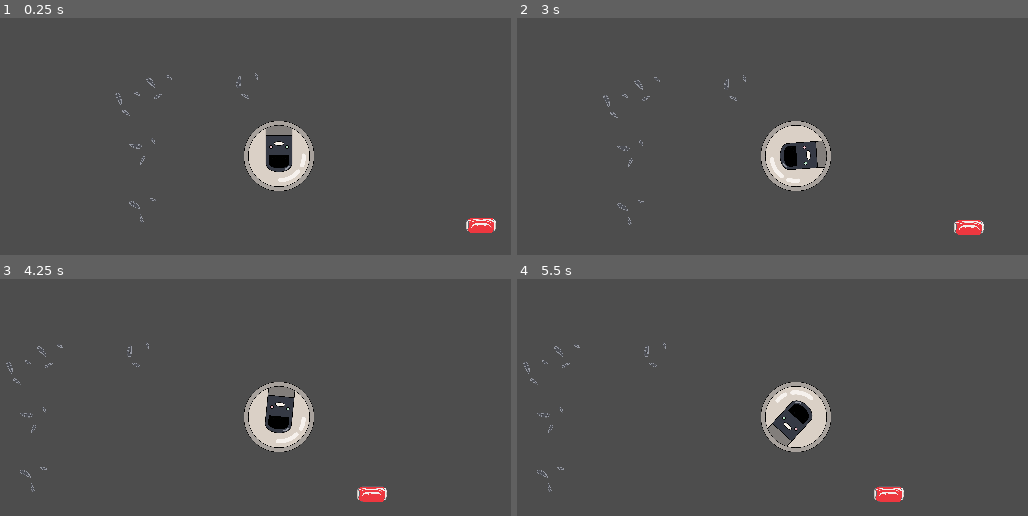
Above: before the commit, frames 1-4 (two rows, left to right).
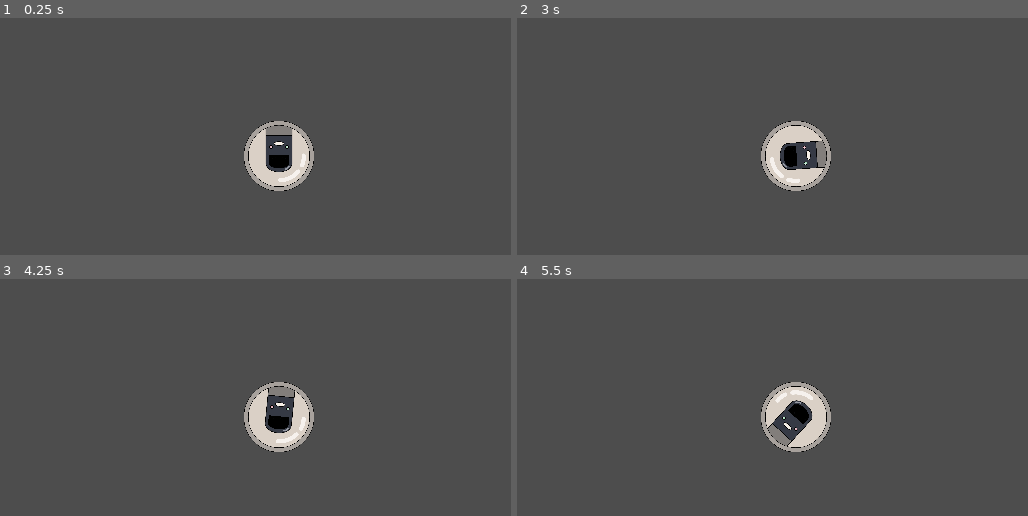
Above: after the commit, the same moments.

Repository: nevisdale/robot-vacuum
Game: Godot game, scene res://scenes/levels/test.tscn
Same seed, same stepped clock (60 frames per second), same inputs: the game is played once before the commit and once after it.
Inputs:
- Up to frame 1 (0.25 s): no input
- Up to frame 2 (3 s): tap Enter at 0.5 s; hold D (rotate_right) 0.53-1.28 s; hold A (rotate_left) 1.28-2.03 s; hold D (rotate_right) 2.03-2.78 s; hold Space (move_forward) from 2.78 s (still down)
- Up to frame 3 (4.25 s): release Space (move_forward) at 3.53 s; hold A (rotate_left) from 3.53 s (still down)
- Up to frame 4 (5.5 s): keep holding A (rotate_left)

The runs differ from the first frame. In frame 1, 0.5% of the frame differs, in the area x 22-98%, y 23-91%; in frame 2, 0.5%; in frame 3, 0.5%, in the area x 1-76%, y 27-95%; in frame 4, 0.5%.

Commit message:
levels: add 3 levels

Diff:
--- /dev/null
+++ b/scenes/levels/level_1.tscn
@@ -0,0 +1,47 @@
+[gd_scene load_steps=4 format=3 uid="uid://djw2miqcpjv1m"]
+
+[ext_resource type="PackedScene" uid="uid://beto5bgm5v55j" path="res://scenes/levels/level_template.tscn" id="1_7pyra"]
+[ext_resource type="PackedScene" uid="uid://6ls2xag8nwcq" path="res://scenes/levels/level_2.tscn" id="2_c0oon"]
+[ext_resource type="PackedScene" uid="uid://mc2cclmylgpj" path="res://scenes/garbage/seed_set.tscn" id="2_o15sh"]
+
+[node name="Level1" instance=ExtResource("1_7pyra")]
+next_level = ExtResource("2_c0oon")
+
+[node name="SeedSet" parent="Garbage" index="0" instance=ExtResource("2_o15sh")]
+position = Vector2(-312, -236)
+
+[node name="SeedSet2" parent="Garbage" index="1" instance=ExtResource("2_o15sh")]
+position = Vector2(-486, -310)
+
+[node name="SeedSet3" parent="Garbage" index="2" instance=ExtResource("2_o15sh")]
+position = Vector2(-492, -114)
+
+[node name="SeedSet4" parent="Garbage" index="3" instance=ExtResource("2_o15sh")]
+position = Vector2(-710, -202)
+
+[node name="SeedSet5" parent="Garbage" index="4" instance=ExtResource("2_o15sh")]
+position = Vector2(-682, 76)
+
+[node name="SeedSet6" parent="Garbage" index="5" instance=ExtResource("2_o15sh")]
+position = Vector2(-404, -504)
+
+[node name="SeedSet7" parent="Garbage" index="6" instance=ExtResource("2_o15sh")]
+position = Vector2(-362, 422)
+
+[node name="SeedSet8" parent="Garbage" index="7" instance=ExtResource("2_o15sh")]
+position = Vector2(-426, 194)
+
+[node name="SeedSet9" parent="Garbage" index="8" instance=ExtResource("2_o15sh")]
+position = Vector2(-654, 328)
+
+[node name="SeedSet10" parent="Garbage" index="9" instance=ExtResource("2_o15sh")]
+position = Vector2(-184, 300)
+
+[node name="SeedSet11" parent="Garbage" index="10" instance=ExtResource("2_o15sh")]
+position = Vector2(-346, 6)
+
+[node name="SeedSet12" parent="Garbage" index="11" instance=ExtResource("2_o15sh")]
+position = Vector2(-196, -468)
+
+[node name="SeedSet13" parent="Garbage" index="12" instance=ExtResource("2_o15sh")]
+position = Vector2(-704, -470)
--- /dev/null
+++ b/scenes/levels/level_2.tscn
@@ -0,0 +1,67 @@
+[gd_scene load_steps=6 format=3 uid="uid://6ls2xag8nwcq"]
+
+[ext_resource type="PackedScene" uid="uid://beto5bgm5v55j" path="res://scenes/levels/level_template.tscn" id="1_ipeqd"]
+[ext_resource type="PackedScene" uid="uid://bh8xclapgtyp4" path="res://scenes/levels/level_3.tscn" id="2_forfv"]
+[ext_resource type="PackedScene" uid="uid://bonjdc4kt2wxw" path="res://scenes/objects/bin.tscn" id="2_utxut"]
+[ext_resource type="PackedScene" uid="uid://mc2cclmylgpj" path="res://scenes/garbage/seed_set.tscn" id="2_vrmf7"]
+[ext_resource type="PackedScene" uid="uid://c526jsececbsr" path="res://scenes/garbage/can.tscn" id="3_22u6l"]
+
+[node name="Level2" instance=ExtResource("1_ipeqd")]
+next_level = ExtResource("2_forfv")
+
+[node name="SeedSet" parent="Garbage" index="0" instance=ExtResource("2_vrmf7")]
+position = Vector2(-774, 42)
+
+[node name="SeedSet2" parent="Garbage" index="1" instance=ExtResource("2_vrmf7")]
+position = Vector2(-862, -150)
+
+[node name="SeedSet3" parent="Garbage" index="2" instance=ExtResource("2_vrmf7")]
+position = Vector2(-926, 370)
+
+[node name="SeedSet4" parent="Garbage" index="3" instance=ExtResource("2_vrmf7")]
+position = Vector2(-428, 350)
+
+[node name="SeedSet5" parent="Garbage" index="4" instance=ExtResource("2_vrmf7")]
+position = Vector2(-384, -124)
+
+[node name="SeedSet6" parent="Garbage" index="5" instance=ExtResource("2_vrmf7")]
+position = Vector2(-1130, 22)
+
+[node name="SeedSet7" parent="Garbage" index="6" instance=ExtResource("2_vrmf7")]
+position = Vector2(-1158, -370)
+
+[node name="SeedSet8" parent="Garbage" index="7" instance=ExtResource("2_vrmf7")]
+position = Vector2(-568, 84)
+
+[node name="SeedSet9" parent="Garbage" index="8" instance=ExtResource("2_vrmf7")]
+position = Vector2(-982, 110)
+
+[node name="SeedSet10" parent="Garbage" index="9" instance=ExtResource("2_vrmf7")]
+position = Vector2(-1118, -166)
+
+[node name="SeedSet11" parent="Garbage" index="10" instance=ExtResource("2_vrmf7")]
+position = Vector2(-996, -344)
+
+[node name="SeedSet12" parent="Garbage" index="11" instance=ExtResource("2_vrmf7")]
+position = Vector2(-656, -134)
+
+[node name="SeedSet13" parent="Garbage" index="12" instance=ExtResource("2_vrmf7")]
+position = Vector2(-702, 262)
+
+[node name="SeedSet14" parent="Garbage" index="13" instance=ExtResource("2_vrmf7")]
+position = Vector2(-1118, 242)
+
+[node name="Can" parent="Garbage" index="14" instance=ExtResource("3_22u6l")]
+position = Vector2(306, -342)
+
+[node name="Can2" parent="Garbage" index="15" instance=ExtResource("3_22u6l")]
+position = Vector2(-88, -300)
+
+[node name="Can3" parent="Garbage" index="16" instance=ExtResource("3_22u6l")]
+position = Vector2(-1012, 306)
+
+[node name="Can4" parent="Garbage" index="17" instance=ExtResource("3_22u6l")]
+position = Vector2(-498, -356)
+
+[node name="Bin" parent="." index="3" instance=ExtResource("2_utxut")]
+position = Vector2(-148, -520)
--- /dev/null
+++ b/scenes/levels/level_3.tscn
@@ -0,0 +1,95 @@
+[gd_scene load_steps=5 format=3 uid="uid://bh8xclapgtyp4"]
+
+[ext_resource type="PackedScene" uid="uid://beto5bgm5v55j" path="res://scenes/levels/level_template.tscn" id="1_q34xd"]
+[ext_resource type="PackedScene" uid="uid://mc2cclmylgpj" path="res://scenes/garbage/seed_set.tscn" id="2_7ydgx"]
+[ext_resource type="PackedScene" uid="uid://cdabe0na3cyet" path="res://scenes/enemies/cat_path.tscn" id="2_8nseo"]
+
+[sub_resource type="Curve2D" id="Curve2D_ohwwd"]
+_data = {
+"points": PackedVector2Array(0, 0, 0, 0, -929, -632, 0, 0, 0, 0, -449, -732, 0, 0, 0, 0, 18, -586, 0, 0, 0, 0, 74, -238, 0, 0, 0, 0, -370, -90, 0, 0, 0, 0, -1002, -226, 0, 0, 0, 0, -1127, -484, 0, 0, 0, 0, -929, -632)
+}
+point_count = 8
+
+[node name="Level3" instance=ExtResource("1_q34xd")]
+
+[node name="SeedSet" parent="Garbage" index="0" instance=ExtResource("2_7ydgx")]
+position = Vector2(-511, -334)
+
+[node name="SeedSet13" parent="Garbage" index="1" instance=ExtResource("2_7ydgx")]
+position = Vector2(-834, -390)
+
+[node name="SeedSet14" parent="Garbage" index="2" instance=ExtResource("2_7ydgx")]
+position = Vector2(-782, 88)
+
+[node name="SeedSet15" parent="Garbage" index="3" instance=ExtResource("2_7ydgx")]
+position = Vector2(-984, -35)
+
+[node name="SeedSet16" parent="Garbage" index="4" instance=ExtResource("2_7ydgx")]
+position = Vector2(-561, 113)
+
+[node name="SeedSet17" parent="Garbage" index="5" instance=ExtResource("2_7ydgx")]
+position = Vector2(-1060, -288)
+
+[node name="SeedSet18" parent="Garbage" index="6" instance=ExtResource("2_7ydgx")]
+position = Vector2(-637, -613)
+
+[node name="SeedSet19" parent="Garbage" index="7" instance=ExtResource("2_7ydgx")]
+position = Vector2(-255, -565)
+
+[node name="SeedSet20" parent="Garbage" index="8" instance=ExtResource("2_7ydgx")]
+position = Vector2(-92, -463)
+
+[node name="SeedSet2" parent="Garbage" index="9" instance=ExtResource("2_7ydgx")]
+position = Vector2(-388, -436)
+
+[node name="SeedSet3" parent="Garbage" index="10" instance=ExtResource("2_7ydgx")]
+position = Vector2(-588, -472)
+
+[node name="SeedSet4" parent="Garbage" index="11" instance=ExtResource("2_7ydgx")]
+position = Vector2(-874, -184)
+
+[node name="SeedSet5" parent="Garbage" index="12" instance=ExtResource("2_7ydgx")]
+position = Vector2(-607, -78)
+
+[node name="SeedSet6" parent="Garbage" index="13" instance=ExtResource("2_7ydgx")]
+position = Vector2(-720, -272)
+
+[node name="SeedSet7" parent="Garbage" index="14" instance=ExtResource("2_7ydgx")]
+position = Vector2(-478, -203)
+
+[node name="SeedSet8" parent="Garbage" index="15" instance=ExtResource("2_7ydgx")]
+position = Vector2(-305, -21)
+
+[node name="SeedSet9" parent="Garbage" index="16" instance=ExtResource("2_7ydgx")]
+position = Vector2(-157, -282)
+
+[node name="SeedSet10" parent="Garbage" index="17" instance=ExtResource("2_7ydgx")]
+position = Vector2(-230, -405)
+
+[node name="SeedSet21" parent="Garbage" index="18" instance=ExtResource("2_7ydgx")]
+position = Vector2(-1196, -392)
+
+[node name="SeedSet22" parent="Garbage" index="19" instance=ExtResource("2_7ydgx")]
+position = Vector2(-1196, -294)
+
+[node name="SeedSet23" parent="Garbage" index="20" instance=ExtResource("2_7ydgx")]
+position = Vector2(-1165, -156)
+
+[node name="SeedSet24" parent="Garbage" index="21" instance=ExtResource("2_7ydgx")]
+position = Vector2(-1447, -315)
+
+[node name="SeedSet25" parent="Garbage" index="22" instance=ExtResource("2_7ydgx")]
+position = Vector2(-1539, -505)
+
+[node name="SeedSet26" parent="Garbage" index="23" instance=ExtResource("2_7ydgx")]
+position = Vector2(-1324, -476)
+
+[node name="SeedSet11" parent="Garbage" index="24" instance=ExtResource("2_7ydgx")]
+position = Vector2(-299, -190)
+
+[node name="SeedSet12" parent="Garbage" index="25" instance=ExtResource("2_7ydgx")]
+position = Vector2(-422, -584)
+
+[node name="CatPath" parent="Enemies" index="0" instance=ExtResource("2_8nseo")]
+position = Vector2(2, 0)
+curve = SubResource("Curve2D_ohwwd")
--- a/scenes/levels/test.tscn
+++ b/scenes/levels/test.tscn
@@ -1,8 +1,6 @@
-[gd_scene load_steps=4 format=3 uid="uid://bkkpn836lspf1"]
+[gd_scene load_steps=2 format=3 uid="uid://bkkpn836lspf1"]
 
 [ext_resource type="PackedScene" uid="uid://ykv6f55ab02i" path="res://scenes/robot.tscn" id="1_2wo8i"]
-[ext_resource type="PackedScene" uid="uid://c526jsececbsr" path="res://scenes/garbage/can.tscn" id="2_c05gy"]
-[ext_resource type="PackedScene" uid="uid://mc2cclmylgpj" path="res://scenes/garbage/seed_set.tscn" id="3_db6it"]
 
 [node name="Test" type="Node2D"]
 
@@ -11,21 +9,3 @@
 
 [node name="Camera2D" type="Camera2D" parent="Robot"]
 zoom = Vector2(0.7, 0.7)
-
-[node name="Can" parent="." instance=ExtResource("2_c05gy")]
-position = Vector2(1346, 692)
-
-[node name="SeedSet" parent="." instance=ExtResource("3_db6it")]
-position = Vector2(238, 210)
-
-[node name="SeedSet2" parent="." instance=ExtResource("3_db6it")]
-position = Vector2(538, 208)
-
-[node name="SeedSet3" parent="." instance=ExtResource("3_db6it")]
-position = Vector2(184, 428)
-
-[node name="SeedSet4" parent="." instance=ExtResource("3_db6it")]
-position = Vector2(182, 630)
-
-[node name="SeedSet5" parent="." instance=ExtResource("3_db6it")]
-position = Vector2(128, 266)
